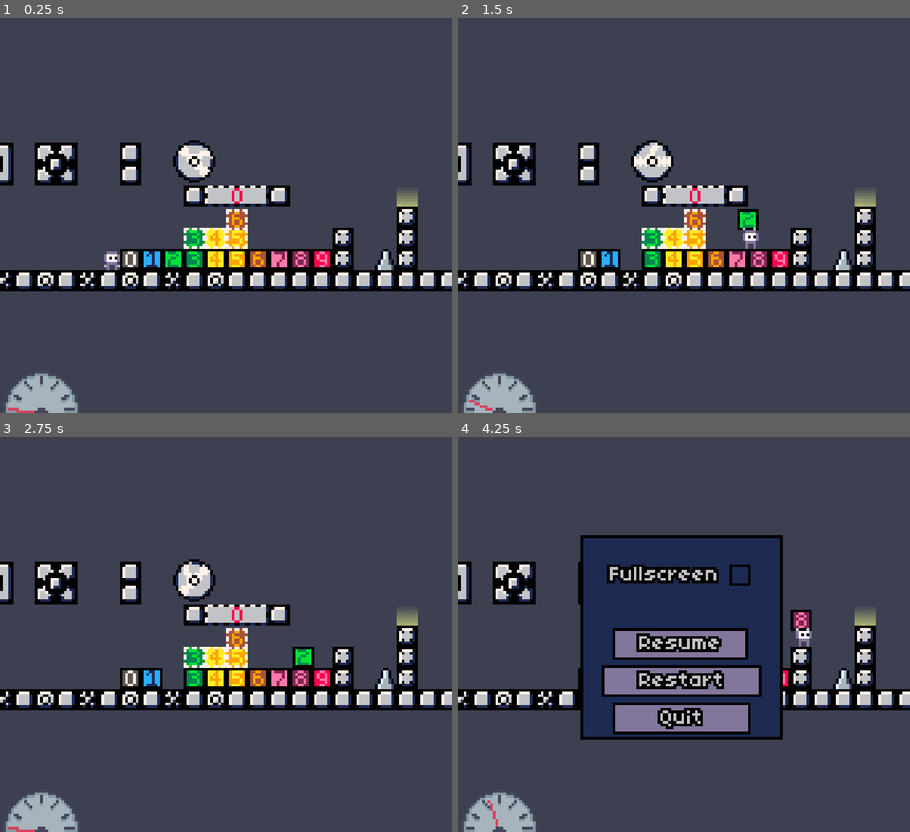
Above: before the commit, frames 1-4 (two rows, left to right).
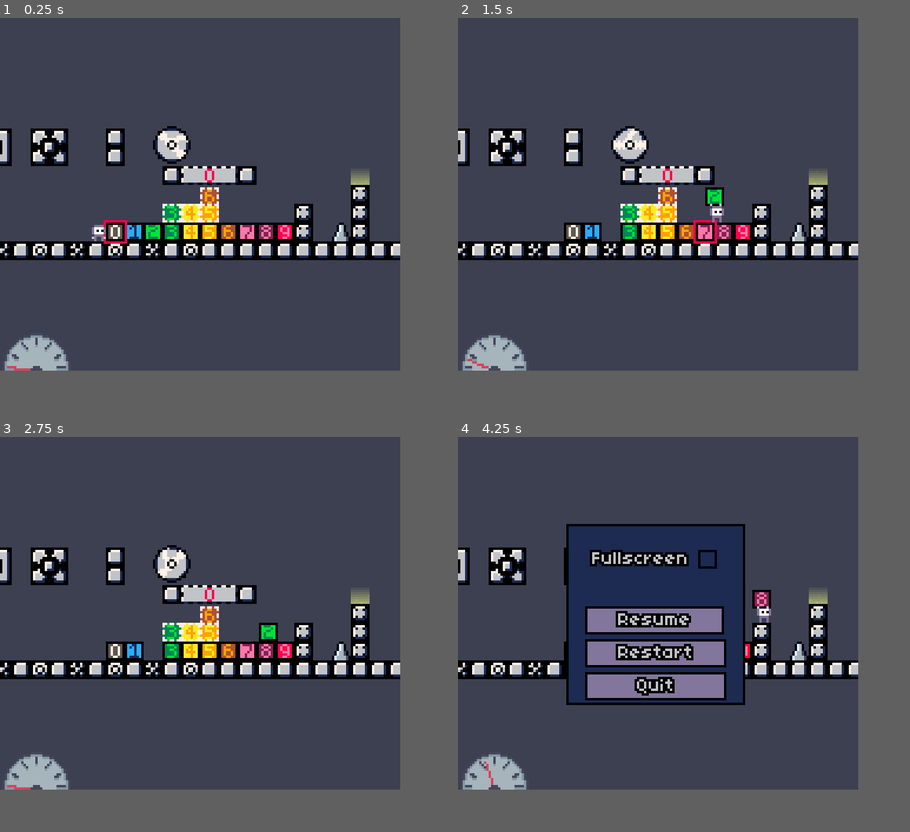
Above: after the commit, the same moments.

Repository: frznc/This-Weigh-Up
Game: Godot game, scene res://scenes/levels/l1.tscn
Two runs of this game, one before a commit and one after it. Both use one fixed random seed, a clock stepped at 60 frames per second and the inputs below.
Inputs:
- Up to frame 1 (0.25 s): no input
- Up to frame 2 (1.5 s): hold D (right) from 0.53 s (still down); tap Q (drop) at 0.6 s; tap Space (jump) at 0.77 s; tap E (pickup) at 0.8, 1.35 s
- Up to frame 3 (2.75 s): tap Space (jump) at 1.52 s; tap Q (drop) at 1.55, 2.1 s; release D (right) at 2.03 s; hold A (left) from 2.03 s (still down); tap E (pickup) at 2.3 s
- Up to frame 4 (4.25 s): release A (left) at 2.78 s; hold D (right) from 2.78 s (still down); tap E (pickup) at 2.85, 3.8 s; tap Space (jump) at 3.02, 3.77 s; tap Q (drop) at 3.05, 3.6 s; tap Escape (pause) at 4.15 s
The window is 768x672 before the commit and 680x600 after it. Grey fills any space a smaller window leaves; there, only what the larger window draws over its background counts as a difference.

The runs differ from the first frame. In frame 1, 23% of the frame differs, in the area x 0-100%, y 27-100%; in frame 2, 23%; in frame 3, 23%; in frame 4, 30%, in the area x 0-100%, y 22-100%.

Commit message:
Menu, Weight Changes, etc.

Diff:
--- a/project.godot
+++ b/project.godot
@@ -23,11 +23,10 @@
 
 [display]
 
-window/size/viewport_width=256
-window/size/viewport_height=224
+window/size/viewport_width=170
+window/size/viewport_height=150
 window/size/mode=2
 window/stretch/mode="viewport"
-window/stretch/scale=1.5
 
 [input]
 
--- a/scenes/levels/l1.tscn
+++ b/scenes/levels/l1.tscn
@@ -1,17 +1,20 @@
 [gd_scene load_steps=8 format=4 uid="uid://b7uql0tx5kmb7"]
 
-[ext_resource type="PackedScene" uid="uid://wjseg178c4rq" path="res://scenes/player.tscn" id="1_vxwa5"]
 [ext_resource type="TileSet" uid="uid://cxjfjeit2gmrb" path="res://scenes/levels/tileset.tres" id="2_dxsvt"]
+[ext_resource type="PackedScene" uid="uid://cth3ckguqvr5m" path="res://scenes/endpoint.tscn" id="2_ffhep"]
 [ext_resource type="PackedScene" uid="uid://sn5tb4jk80ee" path="res://scenes/objects/weight.tscn" id="3_fa7pu"]
-[ext_resource type="PackedScene" uid="uid://cth3ckguqvr5m" path="res://scenes/endpoint.tscn" id="4_t12fk"]
+[ext_resource type="PackedScene" uid="uid://wjseg178c4rq" path="res://scenes/player.tscn" id="4_t12fk"]
 [ext_resource type="PackedScene" uid="uid://bindbnw1e5ak8" path="res://scenes/objects/spike.tscn" id="5_u7088"]
 [ext_resource type="PackedScene" uid="uid://bkeecx2y2crjl" path="res://scenes/objects/saw.tscn" id="6_u1uof"]
 [ext_resource type="PackedScene" uid="uid://bnpgc8mvt70i3" path="res://scenes/objects/breakable_block.tscn" id="7_073vg"]
 
 [node name="World" type="Node2D"]
 
-[node name="player" parent="." instance=ExtResource("1_vxwa5")]
+[node name="player" parent="." instance=ExtResource("4_t12fk")]
 position = Vector2(-44, -30)
+
+[node name="Endpoint" parent="." instance=ExtResource("2_ffhep")]
+position = Vector2(68, -28)
 
 [node name="tilemap1" type="TileMapLayer" parent="."]
 use_parent_material = true
@@ -23,10 +26,6 @@
 
 [node name="Saw" parent="." instance=ExtResource("6_u1uof")]
 position = Vector2(-12, -41)
-
-[node name="Endpoint" parent="." instance=ExtResource("4_t12fk")]
-position = Vector2(68, -28)
-next_level = null
 
 [node name="Breakable Block" parent="." instance=ExtResource("7_073vg")]
 position = Vector2(4, -28)
--- /dev/null
+++ b/scenes/menu.tscn
@@ -0,0 +1,69 @@
+[gd_scene load_steps=9 format=3 uid="uid://cfnnykvtcnynm"]
+
+[ext_resource type="Script" path="res://scripts/menu.gd" id="1_4rc6h"]
+[ext_resource type="Texture2D" uid="uid://rxaua5u2gx6h" path="res://textures/logo.png" id="1_47wah"]
+[ext_resource type="PackedScene" uid="uid://b7uql0tx5kmb7" path="res://scenes/levels/l1.tscn" id="2_a1dwg"]
+[ext_resource type="Theme" uid="uid://da6ednpdx62ww" path="res://theme.tres" id="3_iotbw"]
+[ext_resource type="PackedScene" uid="uid://yuw15pr1pj53" path="res://scenes/pause.tscn" id="4_4ceiw"]
+
+[sub_resource type="PhysicsMaterial" id="PhysicsMaterial_1i4yx"]
+bounce = 0.2
+
+[sub_resource type="RectangleShape2D" id="RectangleShape2D_44dbh"]
+size = Vector2(127, 96)
+
+[sub_resource type="RectangleShape2D" id="RectangleShape2D_e7to8"]
+size = Vector2(171, 8)
+
+[node name="Menu" type="Node2D"]
+script = ExtResource("1_4rc6h")
+first_level = ExtResource("2_a1dwg")
+
+[node name="Logo Body" type="RigidBody2D" parent="."]
+position = Vector2(85, -64)
+physics_material_override = SubResource("PhysicsMaterial_1i4yx")
+
+[node name="Logo" type="Sprite2D" parent="Logo Body"]
+texture = ExtResource("1_47wah")
+
+[node name="CollisionShape2D" type="CollisionShape2D" parent="Logo Body"]
+position = Vector2(-0.5, 16)
+shape = SubResource("RectangleShape2D_44dbh")
+
+[node name="StaticBody2D" type="StaticBody2D" parent="."]
+
+[node name="CollisionShape2D" type="CollisionShape2D" parent="StaticBody2D"]
+position = Vector2(86, 153)
+shape = SubResource("RectangleShape2D_e7to8")
+
+[node name="Play" type="Button" parent="."]
+offset_left = 5.0
+offset_top = 19.0
+offset_right = 55.0
+offset_bottom = 35.0
+theme = ExtResource("3_iotbw")
+text = "Play"
+
+[node name="Options" type="Button" parent="."]
+offset_left = 60.0
+offset_top = 19.0
+offset_right = 111.0
+offset_bottom = 35.0
+theme = ExtResource("3_iotbw")
+text = "Options
+"
+
+[node name="Exit" type="Button" parent="."]
+offset_left = 116.0
+offset_top = 19.0
+offset_right = 166.0
+offset_bottom = 35.0
+theme = ExtResource("3_iotbw")
+text = "Exit
+"
+
+[node name="Pause" parent="." instance=ExtResource("4_4ceiw")]
+
+[connection signal="pressed" from="Play" to="." method="_on_play_pressed"]
+[connection signal="pressed" from="Options" to="." method="_on_options_pressed"]
+[connection signal="pressed" from="Exit" to="." method="_on_exit_pressed"]
--- a/scenes/objects/weight.tscn
+++ b/scenes/objects/weight.tscn
@@ -1,8 +1,8 @@
 [gd_scene load_steps=7 format=3 uid="uid://sn5tb4jk80ee"]
 
 [ext_resource type="Script" path="res://scripts/weight.gd" id="1_3ahfn"]
+[ext_resource type="Texture2D" uid="uid://bct0akh65ql8s" path="res://textures/selected.png" id="2_mvkx5"]
 [ext_resource type="SpriteFrames" uid="uid://chthrt50ci2b0" path="res://textures/weight_spriteframes.tres" id="2_n5lvn"]
-[ext_resource type="AudioStream" uid="uid://bmbnme8vwmigw" path="res://sounds/pickup.wav" id="3_n1cuv"]
 
 [sub_resource type="RectangleShape2D" id="RectangleShape2D_8j480"]
 size = Vector2(12, 12.8)
@@ -21,25 +21,30 @@
 lock_rotation = true
 script = ExtResource("1_3ahfn")
 
+[node name="selected" type="Sprite2D" parent="."]
+visible = false
+z_index = 1
+texture = ExtResource("2_mvkx5")
+
 [node name="sprite" type="AnimatedSprite2D" parent="."]
 sprite_frames = ExtResource("2_n5lvn")
 
 [node name="Area2D" type="Area2D" parent="."]
+visible = false
 collision_mask = 3
 
 [node name="pickup area" type="CollisionShape2D" parent="Area2D"]
+visible = false
 position = Vector2(2.38419e-07, -2.4)
 shape = SubResource("RectangleShape2D_8j480")
 
 [node name="collision" type="CollisionShape2D" parent="."]
+visible = false
 position = Vector2(0, 3.57628e-07)
 shape = SubResource("RectangleShape2D_rerl6")
 
-[node name="pickup" type="AudioStreamPlayer2D" parent="."]
-stream = ExtResource("3_n1cuv")
-pitch_scale = 0.58
-
 [node name="StaticBody2D" type="StaticBody2D" parent="."]
+visible = false
 
 [node name="CollisionShape2D" type="CollisionShape2D" parent="StaticBody2D"]
 shape = SubResource("RectangleShape2D_eg6q1")
--- a/scenes/pause.tscn
+++ b/scenes/pause.tscn
@@ -17,8 +17,8 @@
 z_index = 585
 layout_mode = 3
 anchors_preset = 0
-offset_right = 256.0
-offset_bottom = 224.0
+offset_right = 171.0
+offset_bottom = 149.0
 size_flags_horizontal = 4
 size_flags_vertical = 4
 theme = ExtResource("1_ucs8w")
@@ -98,7 +98,7 @@
 layout_mode = 2
 size_flags_horizontal = 4
 focus_mode = 0
-text = "  Resume  "
+text = "   Resume   "
 
 [node name="Restart" type="Button" parent="CenterContainer/PanelContainer/MarginContainer/VBoxContainer3/VBoxContainer"]
 layout_mode = 2
@@ -110,7 +110,7 @@
 layout_mode = 2
 size_flags_horizontal = 4
 focus_mode = 0
-text = "    Quit    "
+text = "     Quit     "
 
 [node name="Pause" type="ColorRect" parent="."]
 process_mode = 3
--- a/scenes/player.tscn
+++ b/scenes/player.tscn
@@ -9,6 +9,7 @@
 [ext_resource type="AudioStream" uid="uid://c6egpbj5fcggk" path="res://sounds/jump.wav" id="7_4vxue"]
 [ext_resource type="AudioStream" uid="uid://c3ttoqgsg60rg" path="res://sounds/crush.wav" id="8_v0odt"]
 [ext_resource type="AudioStream" uid="uid://c4rraxpdie4jc" path="res://sounds/death.wav" id="9_04edr"]
+[ext_resource type="AudioStream" uid="uid://bmbnme8vwmigw" path="res://sounds/pickup.wav" id="10_gt4yp"]
 
 [sub_resource type="AtlasTexture" id="AtlasTexture_rs1lq"]
 atlas = ExtResource("2_nkul8")
@@ -209,5 +210,13 @@
 
 [node name="Restart Timer" type="Timer" parent="."]
 
+[node name="pickup" type="AudioStreamPlayer2D" parent="."]
+stream = ExtResource("10_gt4yp")
+pitch_scale = 0.58
+
+[node name="drop" type="AudioStreamPlayer2D" parent="."]
+stream = ExtResource("10_gt4yp")
+pitch_scale = 0.4
+
 [connection signal="timeout" from="Death Timer" to="." method="_on_death_timer_timeout"]
 [connection signal="timeout" from="Restart Timer" to="." method="_on_restart_timer_timeout"]
--- a/scenes/ui.tscn
+++ b/scenes/ui.tscn
@@ -11,23 +11,23 @@
 script = ExtResource("1_414ba")
 
 [node name="Scale" type="Sprite2D" parent="."]
-position = Vector2(17, 141)
+position = Vector2(17, 142)
 texture = ExtResource("1_8eeim")
 
 [node name="Dial" type="Sprite2D" parent="."]
-position = Vector2(16, 149)
+position = Vector2(16, 150)
 rotation = 3.14159
 texture = ExtResource("3_hvqsq")
 centered = false
 
 [node name="Negative Dial" type="Sprite2D" parent="."]
-position = Vector2(16, 149)
+position = Vector2(16, 150)
 rotation = -3.14159
 texture = ExtResource("4_x5rj5")
 centered = false
 
 [node name="Bump" type="Sprite2D" parent="."]
-position = Vector2(17, 141)
+position = Vector2(17, 142)
 texture = ExtResource("4_lqt71")
 
 [node name="Label" type="Label" parent="."]
--- /dev/null
+++ b/scripts/menu.gd
@@ -0,0 +1,27 @@
+extends Node2D
+
+@export var first_level : PackedScene
+
+@onready var pause_menu : Control = get_tree().current_scene.get_node("Pause")
+
+# Called when the node enters the scene tree for the first time.
+func _ready() -> void:
+	pass # Replace with function body.
+
+
+# Called every frame. 'delta' is the elapsed time since the previous frame.
+func _process(delta: float) -> void:
+	pass
+
+
+func _on_play_pressed() -> void:
+	get_tree().change_scene_to_packed(first_level)
+
+
+func _on_options_pressed() -> void:
+	pause_menu.pause()
+	pass
+
+
+func _on_exit_pressed() -> void:
+	get_tree().quit()
--- a/scripts/pause.gd
+++ b/scripts/pause.gd
@@ -8,34 +8,48 @@
 @onready var player = get_parent()
 
 func _ready():
+	# Change depending on if this is the main menu or not
+	if get_tree().get_current_scene().name == "Menu":
+		restart_button.visible = false
+		quit_button.visible = false
+
 	visible = false
 
 	resume_button.pressed.connect(unpause)
 	restart_button.pressed.connect(Global.restart_level)
-	quit_button.pressed.connect(get_tree().quit)
+	quit_button.pressed.connect(goto_menu)
 
 	## set values to defaults from options.gd
 	volume_slider.value = Options.data.volume
 
+
+func goto_menu():
+	Global.reset_globals()
+	unpause()
+	get_tree().change_scene_to_file("res://scenes/menu.tscn")
+
+
 func _unhandled_input(event: InputEvent):
 	# Pause/Unpause
 	if event.is_action_pressed("pause"):
-		print("hi")
-		if (!get_tree().paused):
+		if !get_tree().paused and get_tree().get_current_scene().name != "Menu":
 			pause()
-		else:
+		elif get_tree().paused:
 			unpause()
+
 
 func pause():
 	$tick.play()
 	visible = true
 	get_tree().paused = true
 
+
 func unpause():
 	$tick.play()
 	Options.save_data()
 	visible = false
 	get_tree().paused = false
+
 
 func _on_fullscreen_check_toggled(toggled_on: bool) -> void:
 	if toggled_on == true:
@@ -44,6 +58,7 @@
 	else:
 		DisplayServer.window_set_mode(DisplayServer.WINDOW_MODE_MAXIMIZED)
 		$tick.play()
+
 
 ## set slider values
 func _on_volume_drag_ended(value_changed):
@@ -62,5 +77,6 @@
 func _on_debug_toggled(toggled_on):
 	player.tptorooms()
 
+
 func _on_restart_pressed() -> void:
 	$tick.play()
--- a/scripts/player.gd
+++ b/scripts/player.gd
@@ -16,12 +16,17 @@
 
 var weight_mult = 4 # Amount that a weight impacts jump height and speed.
 
+var closest_weight = null
+var closest_distance = INF
+
 @onready var weight_obj = preload("res://scenes/objects/weight.tscn")
 @onready var weightstack_obj = preload("res://scenes/weight_stack.tscn")
 
 @onready var hands = $hands
 @onready var sprite = $sprite
 @onready var particle_crushed = $"Crushed Particles"
+@onready var pickup_sound = $pickup
+@onready var drop_sound = $drop
 
 @onready var death_timer = $"Death Timer"
 @onready var restart_timer = $"Restart Timer"
@@ -40,8 +45,29 @@
 
 	position_hands(delta)
 
+	# Check which weight is closest to the player
+	closest_weight = null
+	closest_distance = INF
+
+	for weight in Global.nearby_weights:
+		var distance = global_position.distance_to(weight.global_position)
+		if distance < closest_distance:
+			closest_distance = distance
+			closest_weight = weight
+
+	## Pickup weights
+	if (Input.is_action_just_pressed("pickup")) and Global.nearby_weights != [] and Global.can_move:
+		Global.held_weights.push_back(closest_weight.weight_value) # Add weight to global array
+		update_weight() # update the player's weight value
+		add_to_weightstack(closest_weight.weight_value) # Add to the 'weight stack'
+		pickup_sound.pitch_scale = 0.5 + (Global.held_weights.size() * 0.02)
+		pickup_sound.play()
+		closest_weight.queue_free()
+		pass
+
 	## Drop weights
 	if Input.is_action_just_pressed("drop") and Global.held_weights != [] and Global.can_move:
+		drop_sound.play()
 		drop_weight(false)
 
 	# Restart Level
--- a/scripts/weight.gd
+++ b/scripts/weight.gd
@@ -4,8 +4,9 @@
 var test = false
 
 @export_range(-9,9) var weight_value : int = 0
+
 @onready var player = get_tree().current_scene.get_node("player")
-
+@onready var selected = $selected
 
 func _ready() -> void:
 	# Value is negative, change it to the correct frame
@@ -15,25 +16,19 @@
 		$sprite.frame = weight_value
 
 
-func _physics_process(delta: float) -> void:
-	# Player has picked up the weight, add it to them
-	if (Input.is_action_just_pressed("pickup")) and player_inside and Global.can_move:
-		if Global.nearby_weights.front() == name:
-			Global.held_weights.push_back(weight_value) # Add weight to global array
-			player.update_weight() # update the player's weight value
-			player.add_to_weightstack(weight_value) # Add to the 'weight stack'
-			$pickup.play()
-			queue_free()
-
-
+func _process(delta: float) -> void:
+	if player.closest_weight == self:
+		selected.visible = true
+	else:
+		selected.visible = false
 
 func _on_area_2d_body_entered(body: Node2D) -> void:
 	if body.name == "player":
 		player_inside = true
-		Global.nearby_weights.push_front(name)
+		Global.nearby_weights.push_front(self)
 
 
 func _on_area_2d_body_exited(body: Node2D) -> void:
 	if body.name == "player":
 		player_inside = false
-		Global.nearby_weights.erase(name)
+		Global.nearby_weights.erase(self)
Not shown: 1 places in scenes/player.tscn that only renumber resources
Binary file added: textures/logo.aseprite
Binary file added: textures/logo.png
Not shown, added: textures/logo.png.import
Binary file added: textures/selected.aseprite
Binary file added: textures/selected.png
Not shown, added: textures/selected.png.import
